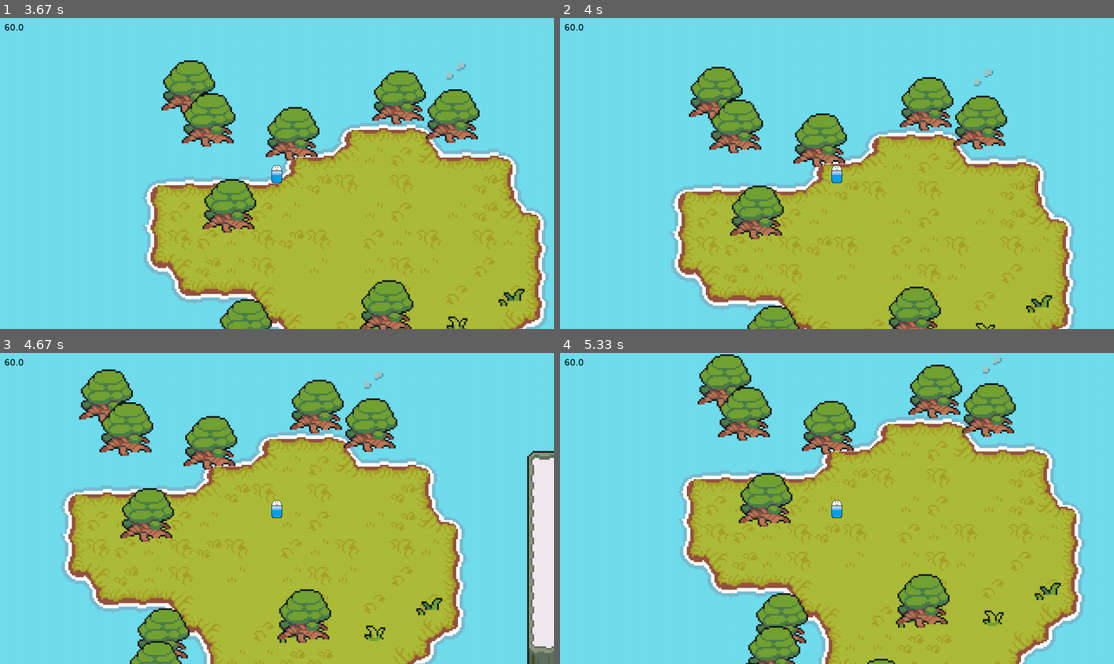
Above: before the commit, frames 1-4 (two rows, left to right).
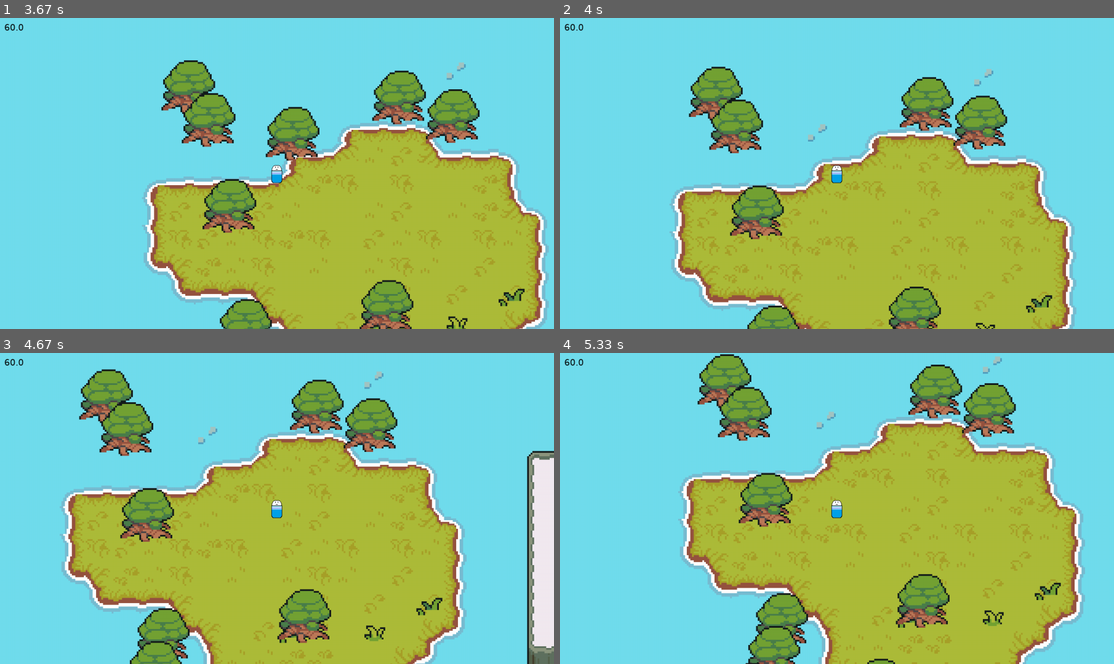
Above: after the commit, the same moments.

Repository: C0DE-SAGE/pygame-top-down-shooter
Game: pygame game, started from test/camera.py
Same seed, same stepped clock (60 frames per second), same inputs: the game is played once before the commit and once after it.
Inputs (mouse positions are in pixels of both pictures, inside the frame that each line leads up to):
- Up to frame 1 (3.67 s): hold Right 0.33-0.8 s; click (254, 185) at 0.88 s; hold Up 1.17-1.47 s; move the mouse to (454, 164) at 1.2 s; hold Right 1.5-1.97 s; hold Left 2-2.53 s; hold Down 2.57-2.87 s; hold Left 2.9-3.3 s; hold Up from 3.33 s (still down)
- Up to frame 2 (4 s): release Up at 3.7 s; hold Right from 3.73 s (still down)
- Up to frame 3 (4.67 s): release Right at 4.37 s; hold Down from 4.4 s (still down)
- Up to frame 4 (5.33 s): release Down at 4.77 s; hold Left 4.8-5.27 s; hold Right from 5.3 s (still down)

Frame 1 is identical in both runs. In frame 2, 1.3% of the frame differs, in the area x 42-52%, y 30-49%; in frame 3, 1.3%; in frame 4, 1.3%, in the area x 43-54%, y 15-33%.

Commit message:
collide update

Diff:
--- /dev/null
+++ b/sample.py
@@ -0,0 +1,150 @@
+from dis import dis
+from turtle import speed
+import pygame
+import sys
+import math
+import random
+
+pygame.init()
+
+display = pygame.display.set_mode((800,600))
+clock = pygame.time.Clock()
+
+class Player:
+    '''
+    player setting
+    '''
+    def __init__(self, x, y, width, height, health):
+        self.x = x
+        self.y = y
+        self.width = width
+        self.height = height
+        self.health = health
+    def main(self, display):
+        pygame.draw.rect(display, (255,0,0), (self.x, self.y, self.width, self.height))
+
+
+
+class Enemy:
+    '''
+    Enemy setting
+    '''
+    def __init__(self, x, y, width, height, health):
+        self.x = x
+        self.y = y
+        self.speed = 2
+        self.width = width
+        self.height = height
+        self.health = health
+    def main(self, display, player):
+        pygame.draw.rect(display, (0,0,255), (display_scroll[0], display_scroll[1], self.width, self.height))
+
+
+
+class PlayerBullet:
+    '''
+    Player bullet(attack)
+    '''
+    def __init__(self, x, y, mouse_x, mouse_y):
+        self.x = x
+        self.y = y
+        self.mouse_x = mouse_x
+        self.mouse_y = mouse_y
+        self.speed = 15
+        self.angle = math.atan2(y-mouse_y, x-mouse_x)
+        self.x_vel = self.speed * math.cos(self.angle)
+        self.y_vel = self.speed * math.sin(self.angle)
+    def main(self, display):
+        self.x -= int(self.x_vel)
+        self.y -= int(self.y_vel)
+
+        pygame.draw.circle(display, (0,0,0), (self.x, self.y), 5)
+
+
+class ParticlePrinciple:
+	def __init__(self):
+		self.particles = []		# 파티클 배열 만듦
+
+	def emit(self):
+		if self.particles:
+			self.delete_particles()
+			for particle in self.particles:					#particle안에 있는 객체들 direction쪽으로 pos 이동, 원 크기 -10씩
+				particle[0][1] += particle[2][0]
+				particle[0][0] += particle[2][1]
+				particle[1] -= 0.2
+				pygame.draw.circle(display,pygame.Color('White'), particle[0], int(particle[1]))
+
+	def add_particles(self):
+		pos_x = pygame.mouse.get_pos()[0]	# 마우스 x위치 반환
+		pos_y = pygame.mouse.get_pos()[1]	# 마우스 y위치 변환
+		radius = 10							# circle일 때 원 지름
+		direction_x = random.randint(-3,3)	# -3~3사이 랜덤한 방향(x)
+		direction_y = random.randint(-3,3)	# -3~3사이 랜덤한 방향(y)
+		particle_circle = [[pos_x,pos_y],radius,[direction_x,direction_y]]
+		self.particles.append(particle_circle)		#append
+
+	def delete_particles(self):
+		particle_copy = [particle for particle in self.particles if particle[1] > 0]	#파티클의 원사이즈가 0보다 작으면 삭제
+		self.particles = particle_copy
+
+
+
+
+player = Player(400,300,32,32,120)      #x,y,width, height, health
+
+enemy = Enemy(400,30,32,32,10)
+
+display_scroll = [0,0]
+
+player_bullets = []
+
+while True:
+    display.fill((24,186,32))
+
+    pygame.draw.rect(display, (255,0,0),(10,10, 250,5))
+    pygame.draw.rect(display, (0,255,0),(10,10, player.health,5))
+
+    mouse_x, mouse_y = pygame.mouse.get_pos()
+
+    for event in pygame.event.get():
+        if event.type == pygame.QUIT:
+            sys.exit()
+            pygame.QUIT
+
+        if event.type == pygame.MOUSEBUTTONDOWN:
+            if event.button == 1:
+                player_bullets.append(PlayerBullet((player.x*2+player.width)/2, (player.y*2+player.height)/2, mouse_x, mouse_y))
+
+    keys = pygame.key.get_pressed()
+
+    pygame.draw.rect(display, (255,255,255),(100-display_scroll[0],100-display_scroll[1],16,16))
+
+    if keys[pygame.K_a]:
+        display_scroll[0] -= 5
+
+        for bullet in player_bullets:
+            bullet.x += 5
+    if keys[pygame.K_d]:
+        display_scroll[0] += 5
+
+        for bullet in player_bullets:
+            bullet.x -= 5
+    if keys[pygame.K_w]:
+        display_scroll[1] -= 5
+
+        for bullet in player_bullets:
+            bullet.y += 5
+    if keys[pygame.K_s]:
+        display_scroll[1] += 5
+
+        for bullet in player_bullets:
+            bullet.y -= 5
+
+    player.main(display)
+    enemy.main(display,player)
+
+    for bullet in player_bullets:
+        bullet.main(display)
+
+    clock.tick(60)
+    pygame.display.update()
--- a/test/camera.py
+++ b/test/camera.py
@@ -7,14 +7,19 @@
 class Tree(pygame.sprite.Sprite):
 	def __init__(self, pos):
 		super().__init__()
-		self.image = pygame.image.load('test/graphics/tree.png').convert_alpha()
+		self.image = pygame.image.load('graphics/tree.png').convert_alpha()
 		self.rect = self.image.get_rect(topleft=pos)
 
+	def update(self):
+		self.mask = pygame.mask.from_surface(self.image)
+		self.player_mask = pygame.mask.from_surface(player.image)
+		if pygame.sprite.spritecollide(self, pygame.sprite.GroupSingle(player), False, pygame.sprite.collide_mask):
+			self.kill()
 
 class Player(pygame.sprite.Sprite):
 	def __init__(self, pos):
 		super().__init__()
-		self.image = pygame.image.load('test/graphics/pixil-frame-0.png').convert_alpha()
+		self.image = pygame.image.load('graphics/pixil-frame-0.png').convert_alpha()
 		self.rect = self.image.get_rect(center=pos)
 		self.direction = pygame.math.Vector2()
 		self.speed = 5
@@ -60,13 +65,17 @@
 	def update(self):
 		self.pos += self.vel
 		self.rect.center = self.pos
+		self.mask = pygame.mask.from_surface(self.image)
+		self.player_mask = pygame.mask.from_surface(player.image)
+		if pygame.sprite.spritecollide(self, pygame.sprite.GroupSingle(tree_group), True, pygame.sprite.collide_mask):
+			self.kill()
 
 
 class View:
 	def __init__(self, rect, target=None):
 		self.rect = rect
 		self.target = target
-		self.bg = pygame.image.load('test/graphics/ground.png').convert_alpha()
+		self.bg = pygame.image.load('graphics/ground.png').convert_alpha()
 		self.bg_rect = self.bg.get_rect(topleft=(0, 0))
 		self.sight_scale = 1
 
@@ -131,14 +140,28 @@
 
 group = pygame.sprite.Group()
 player = Player((640,360))
-group.add(player)
+player_group = pygame.sprite.GroupSingle(player)
+group.add(player_group)
 
 view = View(pygame.Rect(0, 0, SCREEN_WIDTH, SCREEN_HEIGHT), player)
+
+# for i in range(20):
+# 	random_x = randint(0,1000)
+# 	random_y = randint(0,1000)
+# 	group.add(Tree((random_x, random_y)))
+
+# tree_group = pygame.sprite.Group()
+# group.add(tree_group)
+
+tree_group = pygame.sprite.Group()
 
 for i in range(20):
 	random_x = randint(0,1000)
 	random_y = randint(0,1000)
-	group.add(Tree((random_x, random_y)))
+	tree_group.add(Tree((random_x, random_y)))
+
+group.add(tree_group)
+
 
 while True:
 	for event in pygame.event.get():
Not shown, changed: sample.ipynb
